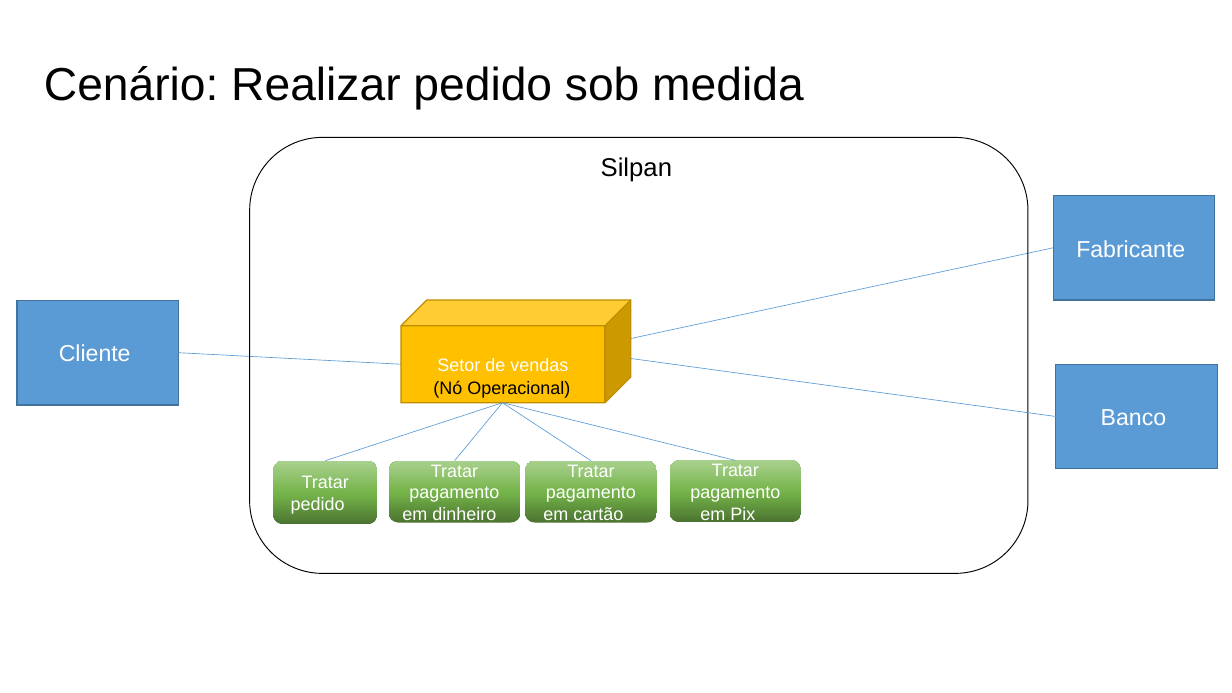
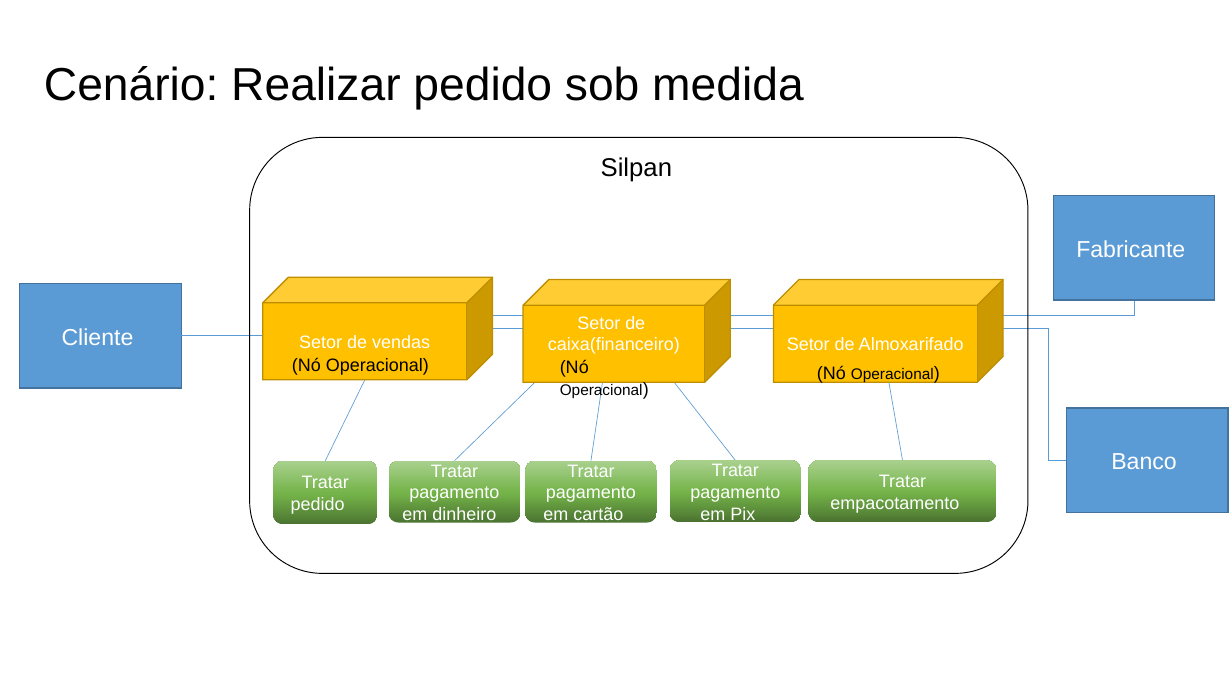
Before and after one commit to Systematicos/FindingApp, a slide deck: slide 5 of Documentation/15._Arquitetura_de_Negócio_para_cada_Cenário.pptx. Drawn at 1232x693 pixels with LibreOffice and Linux fonts; fonts in the diff are those of the drawing. Boxes give left, top, right and bottom in pixels: in the first picture for what was removed or moved away, otherwise in the second. Text is boxed around its words. In the diff, an @@ line names an element or a change of style, - is before the commit and + after.

```diff
--- a/Documentation/15._Arquitetura_de_Negócio_para_cada_Cenário.pptx
+++ b/Documentation/15._Arquitetura_de_Negócio_para_cada_Cenário.pptx
@@ line removed from (631, 338) to (1054, 248) @@
@@ rectangle "Cliente" moved from (x1=18, y1=300, x2=179, y2=405) to (x1=20, y1=284, x2=182, y2=388) @@
@@ cube "Setor de vendas" moved from (x1=401, y1=300, x2=631, y2=403) to (x1=262, y1=277, x2=493, y2=380) @@
@@ cube added at (x1=523, y1=280, x2=730, y2=383), fill #FFC000, outline #BD8E00 1 pt, 14 pt, text #FFFFFF @@
+Setor de caixa(financeiro)
@@ cube added at (x1=774, y1=280, x2=1004, y2=383), fill #FFC000, outline #BD8E00 1 pt, 14 pt, text #FFFFFF @@
+Setor de Almoxarifado
@@ line moved from (503, 403) - (592, 461) to (614, 305) - (455, 461) @@
@@ elbow line added from (492, 328) to (1067, 460), #5B9BD5 0.5 pt @@
@@ elbow line added from (1134, 300) to (493, 316), #5B9BD5 0.5 pt @@
@@ line added from (614, 305) to (592, 461), #5B9BD5 0.5 pt @@
@@ line moved from (503, 403) - (736, 460) to (614, 305) - (736, 460) @@
@@ line moved from (631, 359) - (1056, 417) to (875, 305) - (903, 460) @@
@@ line moved from (178, 353) - (401, 364) to (181, 335) - (265, 335) @@
@@ text "(Nó Operacional)" moved from (x1=433, y1=380, x2=570, y2=398) to (x1=292, y1=357, x2=429, y2=375) @@
@@ text added at (x1=560, y1=359, x2=643, y2=398), 12 pt, text #000000 @@
+(Nó Operacional)
@@ line moved from (503, 403) - (455, 461) to (365, 380) - (325, 461) @@
@@ text added at (x1=817, y1=365, x2=934, y2=383), 12 pt, text #000000 @@
+(Nó Operacional)
@@ line removed from (503, 403) to (325, 461) @@
@@ rectangle "Banco" moved from (x1=1056, y1=364, x2=1218, y2=469) to (x1=1067, y1=409, x2=1228, y2=513) @@
@@ rounded rectangle added at (x1=809, y1=460, x2=996, y2=522), fill gradient #4B7430 to #74B349 to #A9D18E, 14 pt, text #FFFFFF @@
+Tratar empacotamento
```
Also in this commit, not shown: 3 other slides changed, 1 other file.
